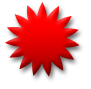
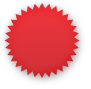
Layer changes from the first 91x89 image to the second:
added layer "Layer 3" above "Layer 2" over 4, 3, 80, 78
hid "Layer 1" over 5, 2, 80, 77
